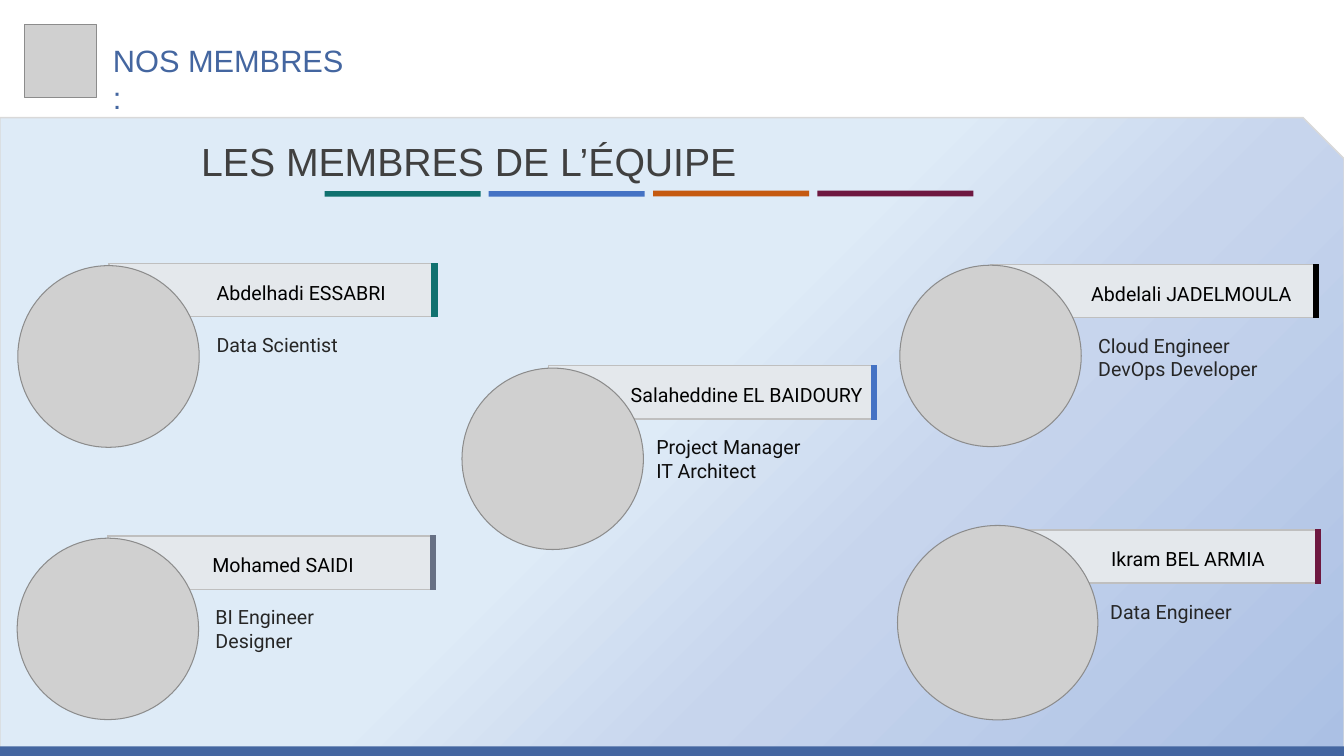
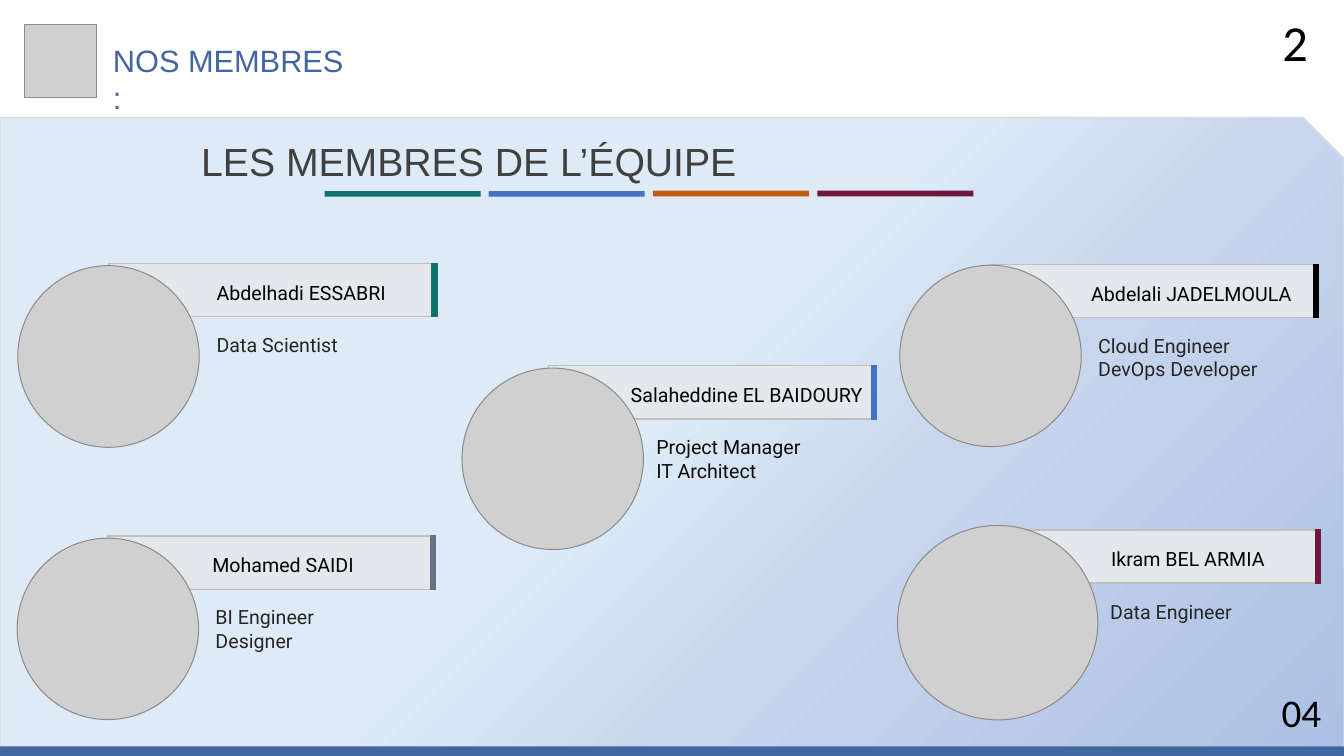
Before and after one commit to MiSalah/Real-Time-Data-Streaming-Analytics-System-for-tracking-Pedestrians, a slide deck: slide 4 of Progress' Presentations/Etat d'avancement - S2.pptx. Drawn at 1344x756 pixels with LibreOffice and Linux fonts; fonts in the diff are those of the drawing; grey boxes stand for pictures. Boxes give left, top, right and bottom in pixels: in the first picture for what was removed or moved away, otherwise in the second. Text is boxed around its words. In the diff, an @@ line names an element or a change of style, - is before the commit and + after.

```diff
--- a/Progress' Presentations/Etat d'avancement - S2.pptx
+++ b/Progress' Presentations/Etat d'avancement - S2.pptx
@@ text added at [1282, 28, 1308, 61], 36 pt, text #000000 @@
+2
@@ text added at [1282, 701, 1322, 728], 28 pt, text #000000 @@
+04
```
Also in this commit, not shown: 11 other slides changed, 1 slide added, 2 slides removed.
